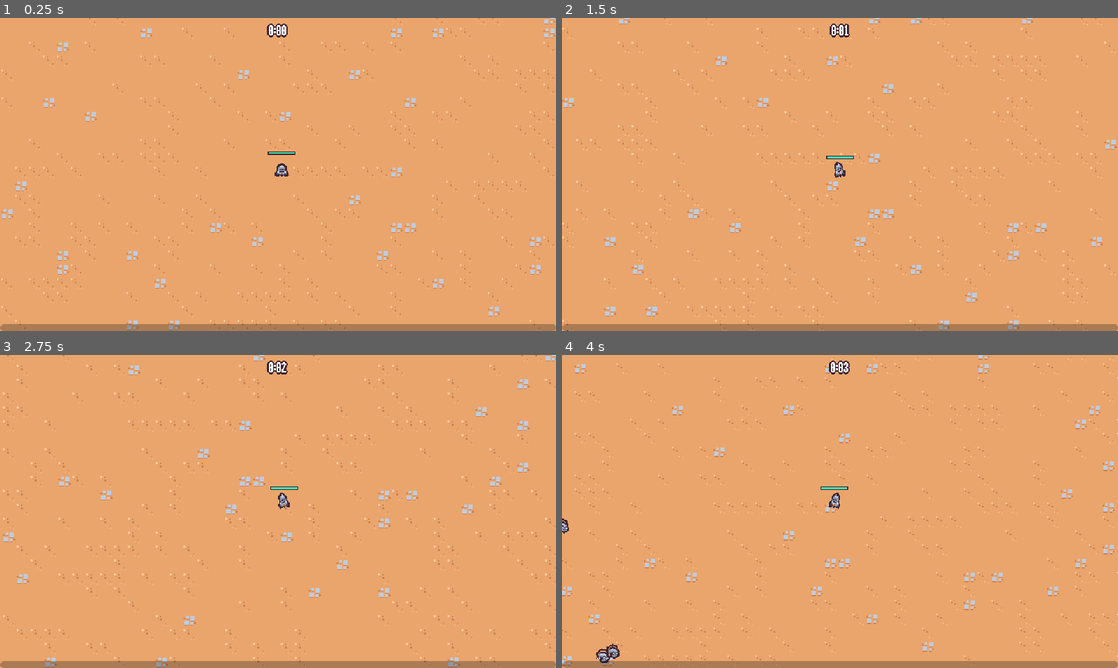
Above: before the commit, frames 1-4 (two rows, left to right).
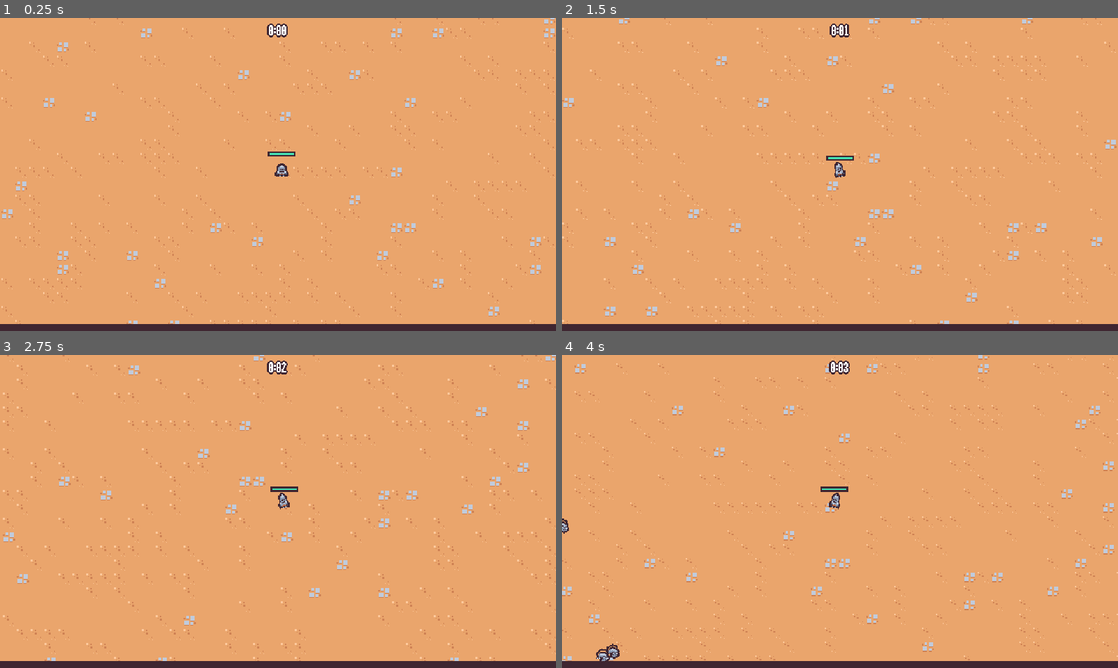
Above: after the commit, the same moments.

Repository: justknick/myFirst2DSurvivorsGame
Game: Godot game, scene res://scenes/main/main.tscn
Two runs of this game, one before a commit and one after it. Both use one fixed random seed, a clock stepped at 60 frames per second and the inputs below.
Inputs (mouse positions are in pixels of both pictures, inside the frame that each line leads up to):
- Up to frame 1 (0.25 s): no input
- Up to frame 2 (1.5 s): move the mouse to (962, 158) at 0.52 s; press the mouse at (962, 158) at 0.53 s; hold D (move_right) 0.53-1.28 s; move the mouse to (728, 190) at 1.27 s; release the mouse at (728, 190) at 1.28 s; hold S (move_down) from 1.28 s (still down); click (728, 190) at 1.35 s
- Up to frame 3 (2.75 s): move the mouse to (333, 442) at 2.02 s; release S (move_down) at 2.03 s; press the mouse at (333, 442) at 2.03 s; hold D (move_right) from 2.03 s (still down)
- Up to frame 4 (4 s): move the mouse to (812, 574) at 2.77 s; release D (move_right) at 2.78 s; release the mouse at (812, 574) at 2.78 s; hold W (move_up) 2.78-3.53 s; click (812, 574) at 2.85 s; move the mouse to (1006, 558) at 3.52 s; press the mouse at (1006, 558) at 3.53 s; hold A (move_left) from 3.53 s (still down)

The runs differ from the first frame. In frame 1, 2.3% of the frame differs, in the area x 0-100%, y 42-100%; in frame 2, 2.3%; in frame 3, 2.3%; in frame 4, 2.3%.

Commit message:
Section 3.51 - Applying a Style to the Experience Bar // updated theme resource (created progressbar subresource), player scene (increased healthbar height), experience_bar scene (applied theme override for fill color)

Diff:
--- a/resources/theme/theme.tres
+++ b/resources/theme/theme.tres
@@ -23,9 +23,13 @@
 texture_margin_bottom = 10.0
 region_rect = Rect2(0, 0, 16, 16)
 
+[sub_resource type="StyleBoxFlat" id="StyleBoxFlat_qvri8"]
+bg_color = Color(0.247059, 0.14902, 0.192157, 1)
+
 [resource]
 default_font = ExtResource("1_psbik")
 AlternatePanelContainer/base_type = &"PanelContainer"
 AlternatePanelContainer/styles/panel = SubResource("StyleBoxTexture_56a8y")
 Label/constants/line_spacing = 0
 PanelContainer/styles/panel = SubResource("StyleBoxTexture_goqmm")
+ProgressBar/styles/background = SubResource("StyleBoxFlat_qvri8")
--- a/scenes/game_object/player/player.tscn
+++ b/scenes/game_object/player/player.tscn
@@ -91,15 +91,12 @@
 "walk": SubResource("Animation_ek6jv")
 }
 
-[sub_resource type="StyleBoxFlat" id="StyleBoxFlat_qvri8"]
-bg_color = Color(0.247059, 0.14902, 0.192157, 1)
-
 [sub_resource type="StyleBoxFlat" id="StyleBoxFlat_7cejy"]
 bg_color = Color(0.262745, 0.882353, 0.701961, 1)
-border_width_left = 1
-border_width_top = 1
-border_width_right = 1
-border_width_bottom = 1
+border_width_left = 2
+border_width_top = 2
+border_width_right = 2
+border_width_bottom = 2
 border_color = Color(0.247059, 0.14902, 0.192157, 1)
 
 [sub_resource type="CircleShape2D" id="CircleShape2D_mrmwx"]
@@ -132,13 +129,12 @@
 one_shot = true
 
 [node name="HealthBar" type="ProgressBar" parent="."]
-custom_minimum_size = Vector2(32, 4)
+custom_minimum_size = Vector2(32, 6)
 offset_left = -16.0
 offset_top = -29.0
 offset_right = 16.0
 offset_bottom = -25.0
-pivot_offset = Vector2(16, 2)
-theme_override_styles/background = SubResource("StyleBoxFlat_qvri8")
+pivot_offset = Vector2(16, 3)
 theme_override_styles/fill = SubResource("StyleBoxFlat_7cejy")
 max_value = 1.0
 value = 0.5
--- a/scenes/ui/experience_bar.tscn
+++ b/scenes/ui/experience_bar.tscn
@@ -1,6 +1,14 @@
-[gd_scene load_steps=2 format=3 uid="uid://bxkl5qgm5x8jy"]
+[gd_scene load_steps=3 format=3 uid="uid://bxkl5qgm5x8jy"]
 
 [ext_resource type="Script" path="res://scenes/ui/experience_bar.gd" id="1_oaubh"]
+
+[sub_resource type="StyleBoxFlat" id="StyleBoxFlat_yh44c"]
+bg_color = Color(0.458824, 0.890196, 1, 1)
+border_width_left = 2
+border_width_top = 2
+border_width_right = 2
+border_width_bottom = 2
+border_color = Color(0.247059, 0.14902, 0.192157, 0)
 
 [node name="ExperienceBar" type="CanvasLayer"]
 script = ExtResource("1_oaubh")
@@ -18,6 +26,7 @@
 layout_mode = 2
 size_flags_vertical = 8
 mouse_filter = 2
+theme_override_styles/fill = SubResource("StyleBoxFlat_yh44c")
 max_value = 1.0
 value = 0.5
 show_percentage = false
Not shown: 1 places in resources/theme/theme.tres that only renumber resources
Not shown: 1 places in scenes/game_object/player/player.tscn that only renumber resources
